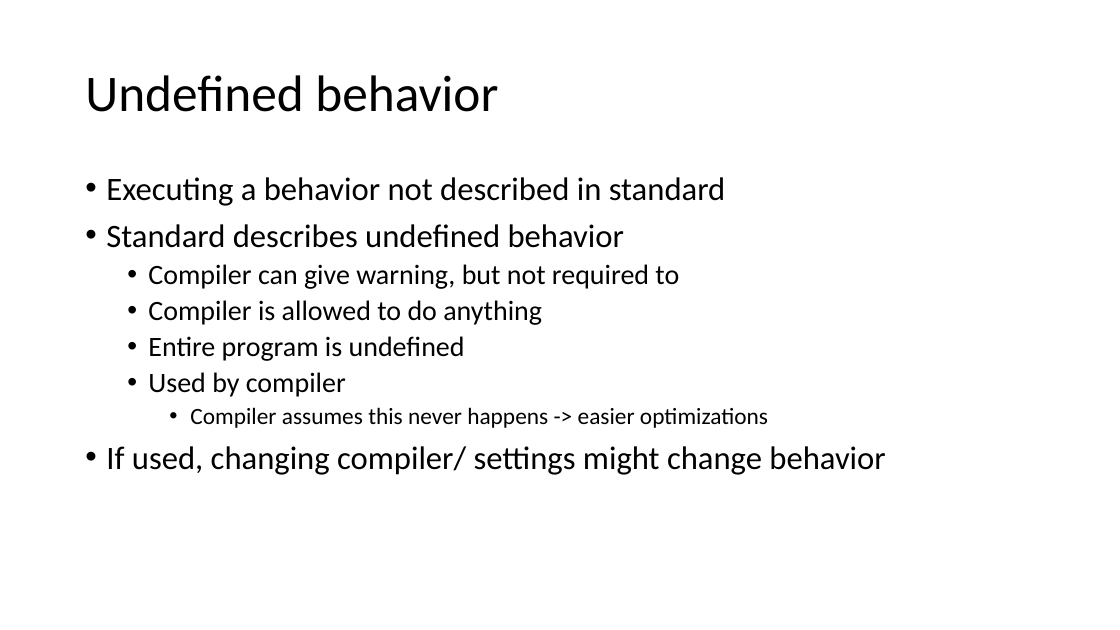
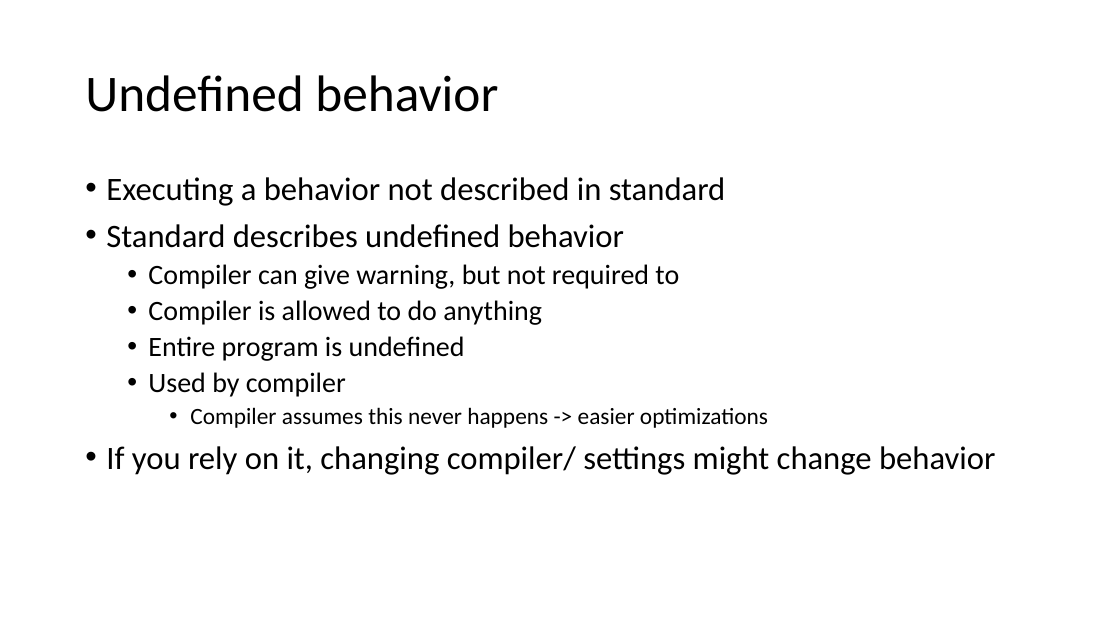
Before and after one commit to joelbygger/c_talk, a slide deck: slide 22 of presentation.pptx. Drawn at 1120x630 pixels with LibreOffice and Linux fonts; fonts in the diff are those of the drawing. Boxes give left, top, right and bottom in pixels: in the first picture for what was removed or moved away, otherwise in the second. Text is boxed around its words. In the diff, an @@ line names an element or a change of style, - is before the commit and + after.

```diff
--- a/presentation.pptx
+++ b/presentation.pptx
@@ text at (106,446,995,475): text changed @@
-• If used, changing compiler/ settings might change behavior
+• If you rely on it, changing compiler/ settings might change behavior
```
Also in this commit, not shown: 9 other slides changed.
